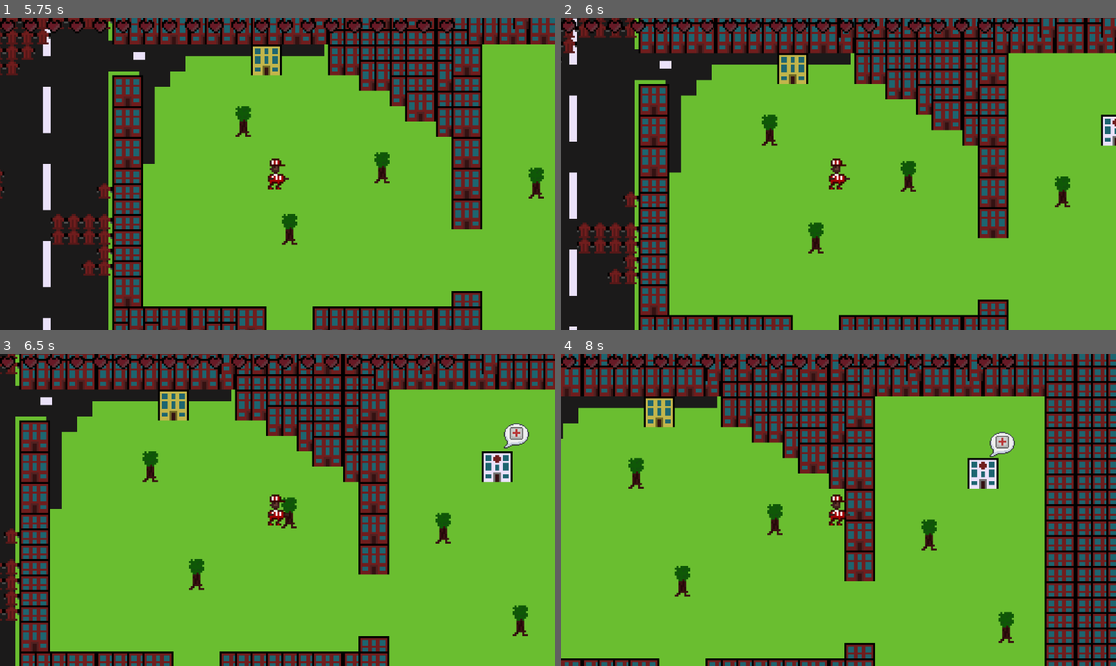
Above: before the commit, frames 1-4 (two rows, left to right).
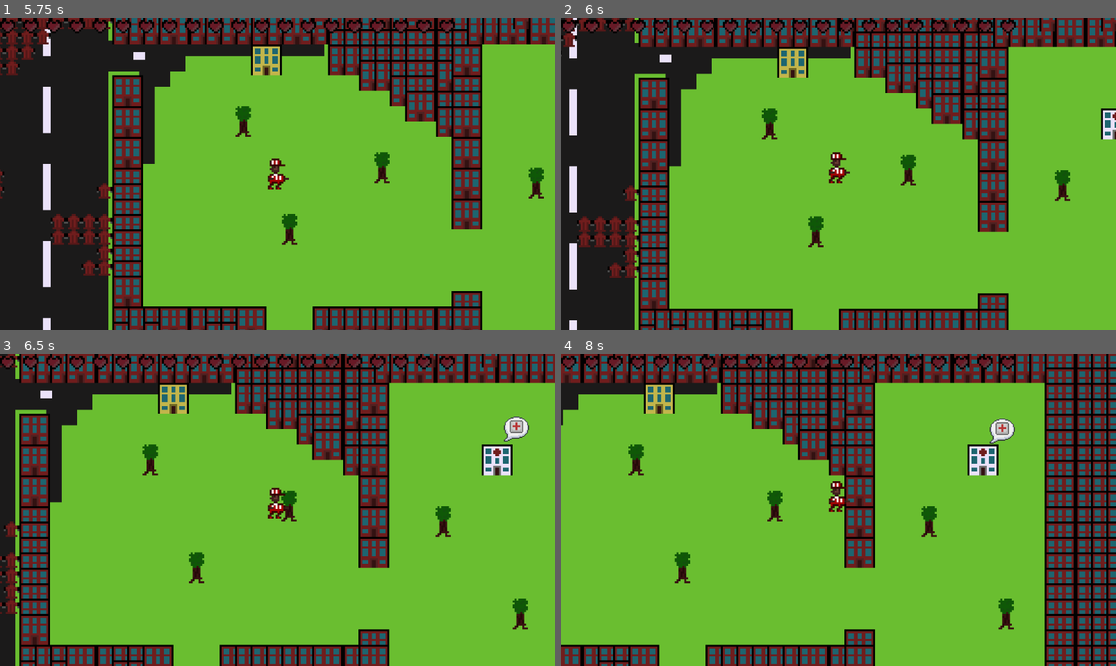
Above: after the commit, the same moments.

Repository: Lila-Kuhlt/Close-Encounters-of-the-Jeff-Kind
Game: Godot game, scene res://scenes/World.tscn
The game is run twice, just before and just after one commit, with the same random seed, the same clock (stepped at 60 frames per second) and the same inputs.
Inputs:
- Up to frame 1 (5.75 s): tap Enter at 0.5, 4.25 s; hold W (up) 0.53-2.03 s; hold A (left) 2.03-3.53 s; tap Space at 3.5 s; hold S (down) 3.53-4.28 s; hold D (right) 4.28-5.03 s; hold W (up) from 5.03 s (still down)
- Up to frame 2 (6 s): release W (up) at 5.78 s; hold D (right) from 5.78 s (still down)
- Up to frame 3 (6.5 s): keep holding D (right)
- Up to frame 4 (8 s): keep holding D (right); tap Space at 7.25 s

Frame 1 is identical in both runs. In frame 2, 15% of the frame differs, in the area x 0-100%, y 0-100%; in frame 3, 15%; in frame 4, 22%.

Commit message:
Clamp camera to world

Diff:
--- a/godot/scenes/Player.gd
+++ b/godot/scenes/Player.gd
@@ -15,6 +15,8 @@
 var is_stunned := false
 var is_invincible := false
 var knockback := Vector2(0, 0)
+
+@onready var cam: Camera2D = get_parent().get_node('Camera')
 
 func _ready():
 	get_parent().get_node("UI").set_max_health(MAX_LIFES)
@@ -67,7 +69,17 @@
 	velocity = direction * SPEED
 	move_and_slide()
 
-	get_parent().get_node('Camera').position = position
+	var vp := get_viewport_rect()
+	var hz := vp.size * 0.5
+	cam.position = position
+	if cam.position.x - hz.x < Globals.UPPER_LEFT.x:
+		cam.position.x = Globals.UPPER_LEFT.x + hz.x
+	if cam.position.y - hz.y < Globals.UPPER_LEFT.y:
+		cam.position.y = Globals.UPPER_LEFT.y + hz.y
+	if cam.position.x + hz.x > Globals.LOWER_RIGHT.x:
+		cam.position.x = Globals.LOWER_RIGHT.x - hz.x
+	if cam.position.y + hz.y > Globals.LOWER_RIGHT.y:
+		cam.position.y = Globals.LOWER_RIGHT.y - hz.y
 
 func hit_player(direction: Vector2):
 	if not is_invincible:
